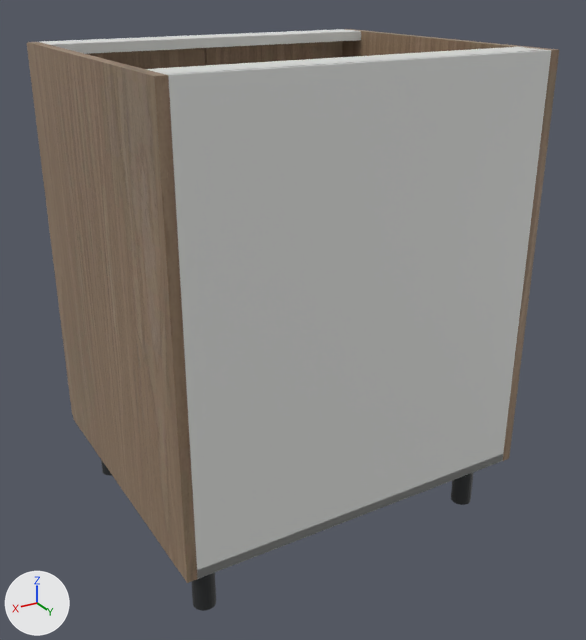
The glTF model storefront/public/cabinet-inventory/models/oppein-pb-mnw-b27fh.glb: old version first, new version second.
Camera for both pictures: a 50 mm lens placed at (1.061, 0.946, 0.991), pointed at (0.332, -0.269, 0.384). Arrows for +X, +Y and +Z are at lower left; the lights stay in place. The picture after the commit comes second. Where no turn or scale is listed for an object, it has been applied to the vertices.

The first picture shows 'Adjustable foot.002', 'Cabinet back', 'Cabinet bottom', 'Cabinet side', 'Cabinet side.001', 'Door', 'Door.001', 'Top support rail', 'Top support rail.001' and 2 more.
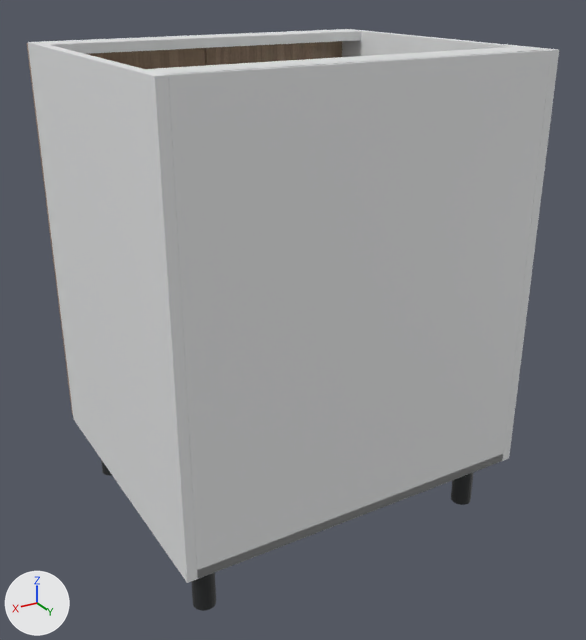
Boxes [x1, y1, x2, y2] around the edits, measured in the pictures (586 x 640 px):
'Cabinet side.001', recoloured (brown to white)
    both: [28, 42, 198, 583]
'Cabinet side', recoloured
    both: [342, 29, 559, 461]

Patch to the scene script:
```diff
--- a/storefront/public/cabinet-inventory/models/oppein-pb-mnw-b27fh.glb.py
+++ b/storefront/public/cabinet-inventory/models/oppein-pb-mnw-b27fh.glb.py
@@ mat_white_cabinet_carcass @@
+mat_white_cabinet_carcass = principled_material('White cabinet carcass')
+mat_white_cabinet_carcass.base_color = (0.82, 0.83, 0.835)  # white #eaebec
+mat_white_cabinet_carcass.roughness = 0.48
@@ me_cube @@
 me_cube.from_pydata(...)  # 56 vertices, 108 faces; spans x -0.009..0.009, y -0.293..0.293, z -0.381..0.381
-me_cube.materials.append(mat_supplier_finish___natural_wood)  # picture img_oak
+me_cube.materials.append(mat_white_cabinet_carcass)  # white #eaebec
@@ me_cube_001 @@
 me_cube_001.from_pydata(...)  # 56 vertices, 108 faces; spans x -0.009..0.009, y -0.293..0.293, z -0.381..0.381
-me_cube_001.materials.append(mat_supplier_finish___natural_wood)  # picture img_oak
+me_cube_001.materials.append(mat_white_cabinet_carcass)  # white #eaebec
```
